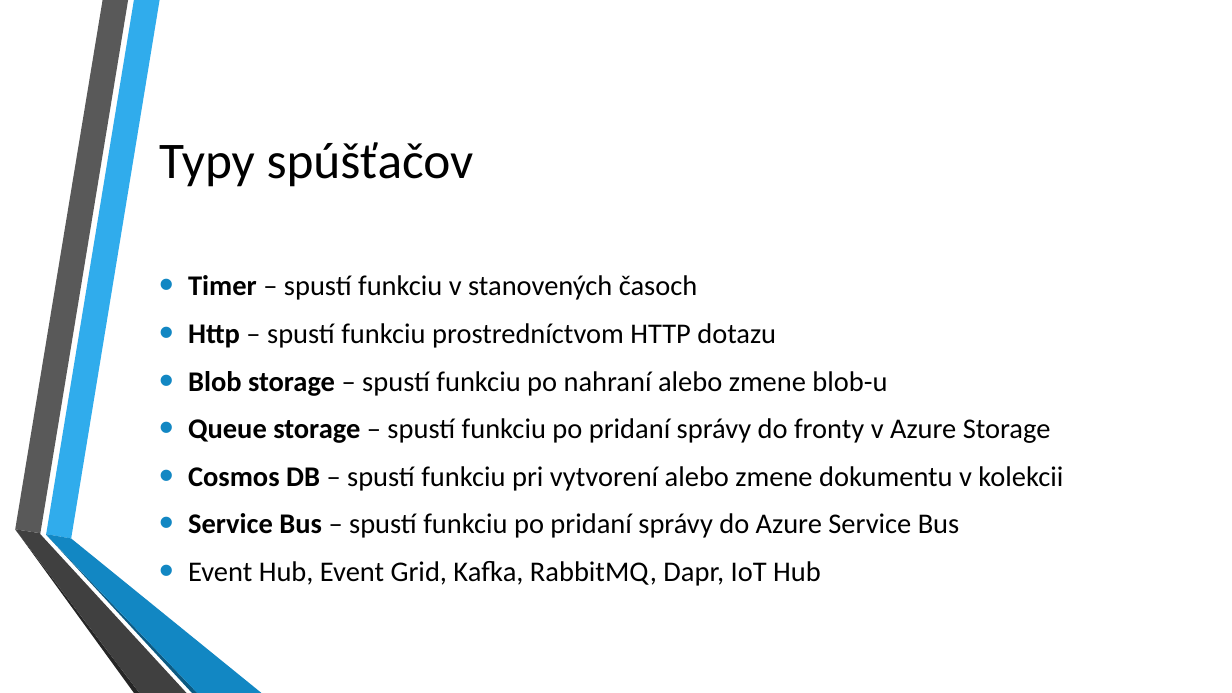
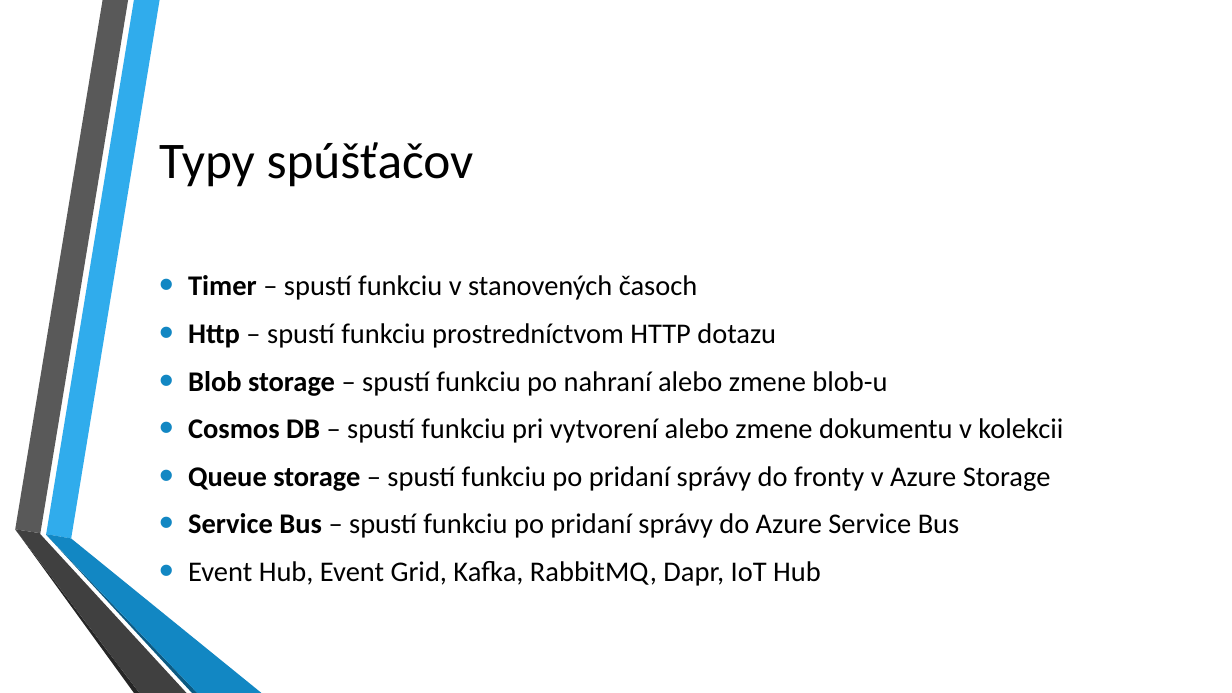
Before and after one commit to kubinko/Azure-Resources-Overview, a slide deck: slide 21 of 04 - Azure Functions/Azure Functions.pptx. Drawn at 1232x693 pixels with LibreOffice and Linux fonts; fonts in the diff are those of the drawing; background and template pictures are left out. Boxes give left, top, right and bottom in pixels: in the first picture for what was removed or moved away, otherwise in the second. Text is boxed around its words. In the diff, an @@ line names an element or a change of style, - is before the commit and + after.

```diff
--- a/04 - Azure Functions/Azure Functions.pptx
+++ b/04 - Azure Functions/Azure Functions.pptx
@@ text at <box>188,418,1063,443</box>: paragraph added @@
+• Cosmos DB – spustí funkciu pri vytvorení alebo zmene dokumentu v kolekcii
@@ text at <box>188,466,1063,491</box>: paragraph removed @@
-• Cosmos DB – spustí funkciu pri vytvorení alebo zmene dokumentu v kolekcii
```
Also in this commit, not shown: 5 other slides changed, 1 slide added, 3 other files.
